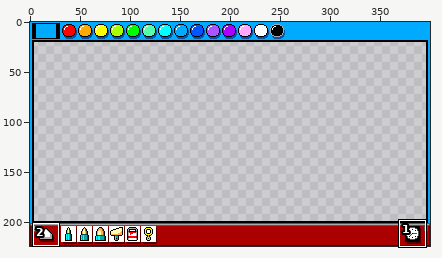
Pixel-art file -- Assets/Sprites/Paint_Border_Testing.ase. The picture above shows the old version from afar; the outline marks the close-up.
Close-up. Before the edit:
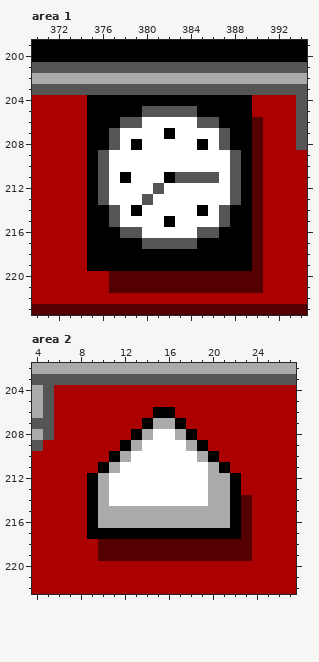
400x224 pixels, 1 frame. Colours within 5 levels of each other are drawn and written as one. Shown: area 1: x 370..394, y 199..223; area 2: x 4..27, y 202..222. The commit also changed other parts of the picture, which this record leaves out.
And afterwards:
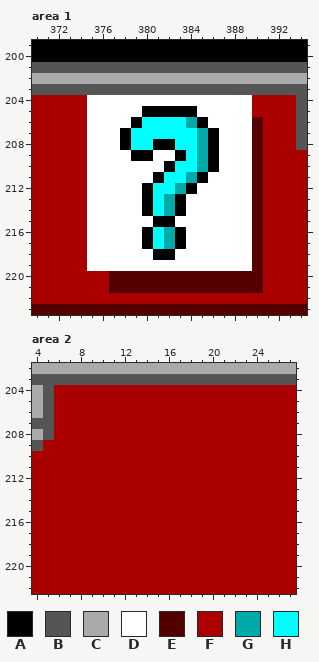
Palette (. is transparent): A #000000  B #555555  C #aaaaaa  D #ffffff  E #550000  F #aa0000  G #00aaaa  H #00ffff
Difference:
layer "Menu1/Menu1Off" now hidden
layer "Menu1/Menu1On" now hidden
layer "Menu2/Menu2Off" now shown
layer "Menu2/Menu2On" now shown
Area 1, layer "Menu2/Menu2On":
y 204: x 375..389 AAAAAAAAAAAAAAA -> DDDDDDDDDDDDDDD
y 205: x 375..389 AAAAABBBBBAAAAA -> DDDDDAAAAADDDDD
y 206: x 375..389 AAABBDDDDDBBAAA -> DDDDAHHHHGADDDD
y 207: x 375..389 AABDDDDADDDDBAA -> DDDAHHHHHHGADDD
y 208: x 375..389 AABDADDDDDADBAA -> DDDAHHAAHHGADDD
y 209: x 375..376 AB -> DD; x 379..380 DD -> AA; x 383..386 DDDD -> AHGA; x 388..389 BA -> DD
y 210: x 375..376 AB -> DD; x 382..386 DDDDD -> AHHGA; x 388..389 BA -> DD
y 211: x 375..376 AB -> DD; x 378 A -> D; x 381..386 DABBBB -> AHHGAD; x 388..389 BA -> DD
y 212: x 375..376 AB -> DD; x 380..384 DBDDD -> AHHGA; x 388..389 BA -> DD
y 213: x 375..376 AB -> DD; x 380..383 BDDD -> AHGA; x 388..389 BA -> DD
y 214: x 375..377 AAB -> DDD; x 379..383 ADDDD -> DAHGA; x 385 A -> D; x 387..389 BAA -> DDD
y 215: x 375..377 AAB -> DDD; x 381 D -> A; x 387..389 BAA -> DDD
y 216: x 375..383 AAABBDDDD -> DDDDDAHGA; x 385..389 BBAAA -> DDDDD
y 217: x 375..389 AAAAABBBBBAAAAA -> DDDDDAHGADDDDDD
y 218: x 375..380 AAAAAA -> DDDDDD; x 383..389 AAAAAAA -> DDDDDDD
y 219: x 375..389 AAAAAAAAAAAAAAA -> DDDDDDDDDDDDDDD
Area 2:
y 206: x 15..16 AA -> FF
y 207: x 14..17 ACCA -> FFFF
y 208: x 13..18 ACDDCA -> FFFFFF
y 209: x 12..19 ACDDDDCA -> FFFFFFFF
y 210: x 11..20 ACDDDDDDCA -> FFFFFFFFFF
y 211: x 10..21 ACDDDDDDDDCA -> FFFFFFFFFFFF
y 212..213: x 9..22 ACDDDDDDDDDCCA -> FFFFFFFFFFFFFF
y 214: x 9..23 ACDDDDDDDDDCCAE -> FFFFFFFFFFFFFFF
y 215..216: x 9..23 ACCCCCCCCCCCCAE -> FFFFFFFFFFFFFFF
y 217: x 9..23 AAAAAAAAAAAAAAE -> FFFFFFFFFFFFFFF
y 218..219: x 10..23 EEEEEEEEEEEEEE -> FFFFFFFFFFFFFF
